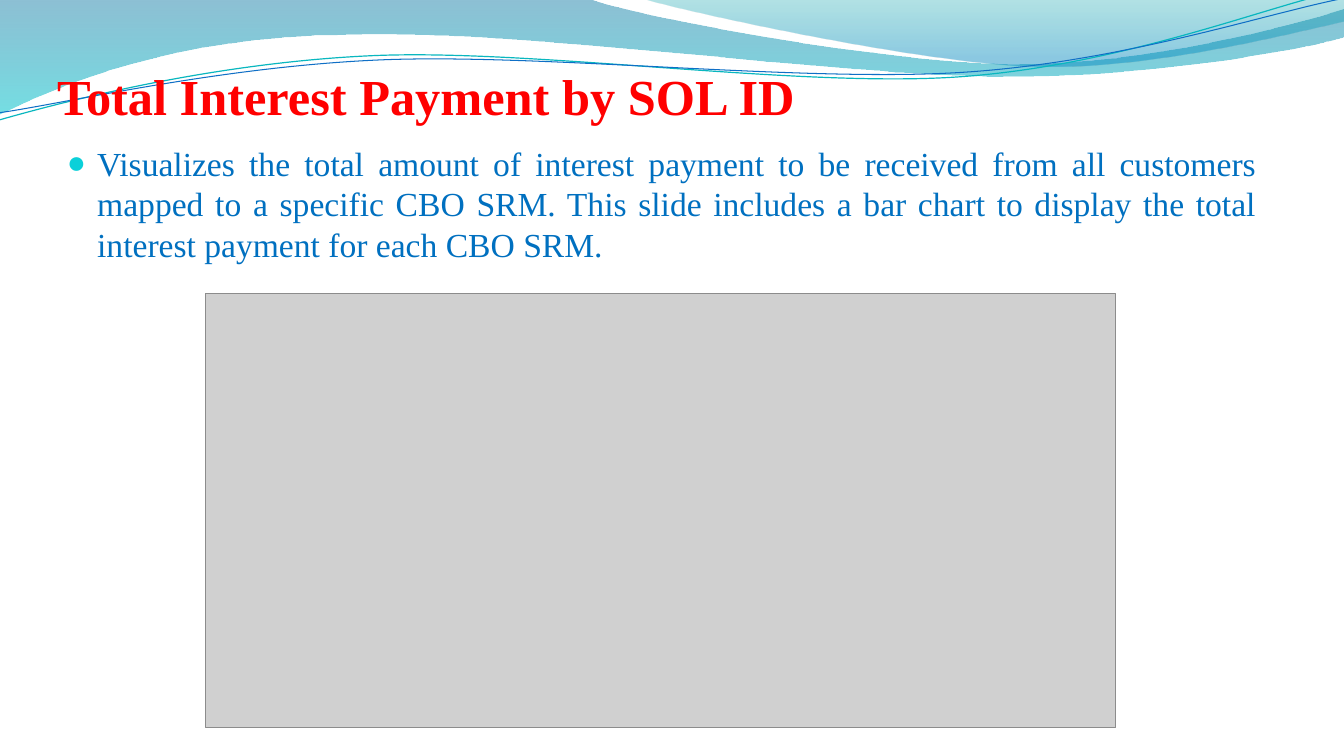
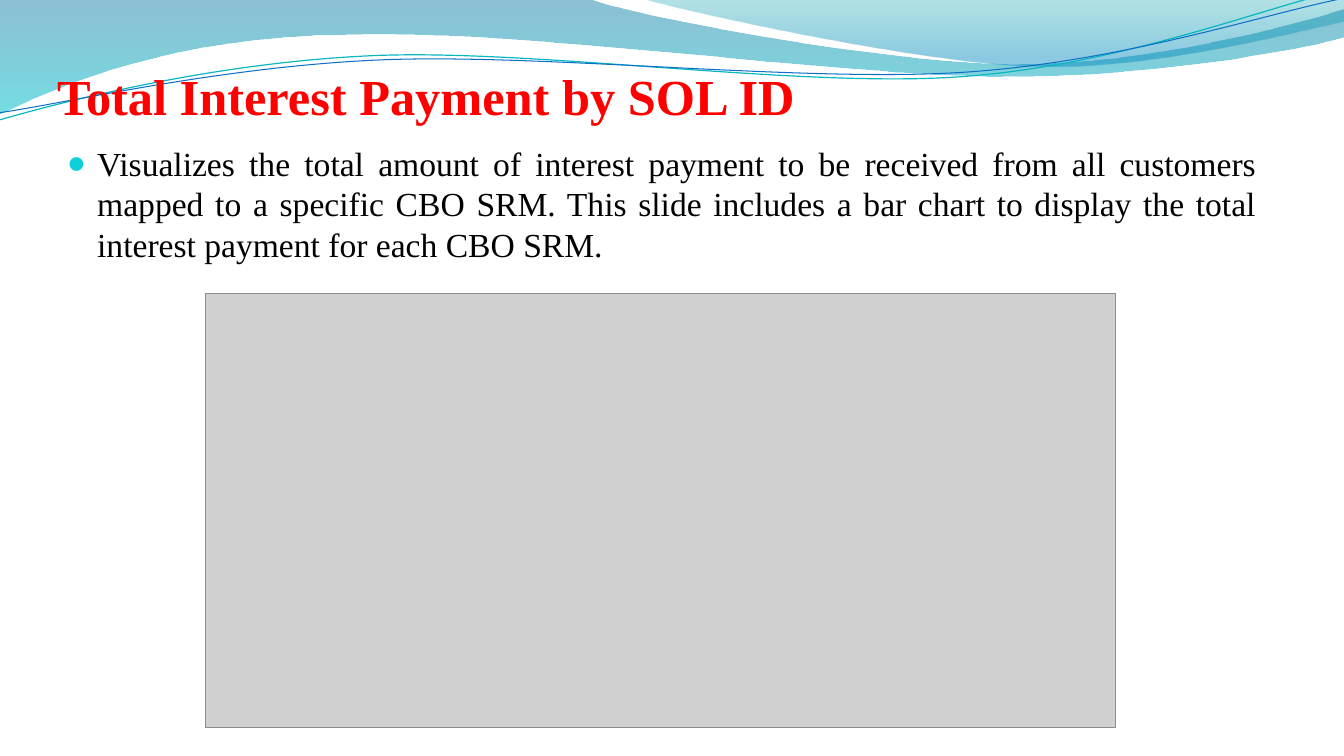
Before and after one commit to sheoranruns/Analytical-Dashboard, a slide deck: slide 10 of PPT/Data Analytics Dashboard.pptx. Drawn at 1344x756 pixels with LibreOffice and Linux fonts; fonts in the diff are those of the drawing; grey boxes stand for pictures; background and template pictures are left out. Boxes give left, top, right and bottom in pixels: in the first picture for what was removed or moved away, otherwise in the second. Text is boxed around its words. In the diff, an @@ line names an element or a change of style, - is before the commit and + after.

```diff
--- a/PPT/Data Analytics Dashboard.pptx
+++ b/PPT/Data Analytics Dashboard.pptx
@@ text "Visualizes the total amount of ..." at [97, 152, 1256, 263]: text colour #0070C0 to #000000 @@
```
Also in this commit, not shown: 8 other slides changed, 1 slide added, 1 slide removed.
